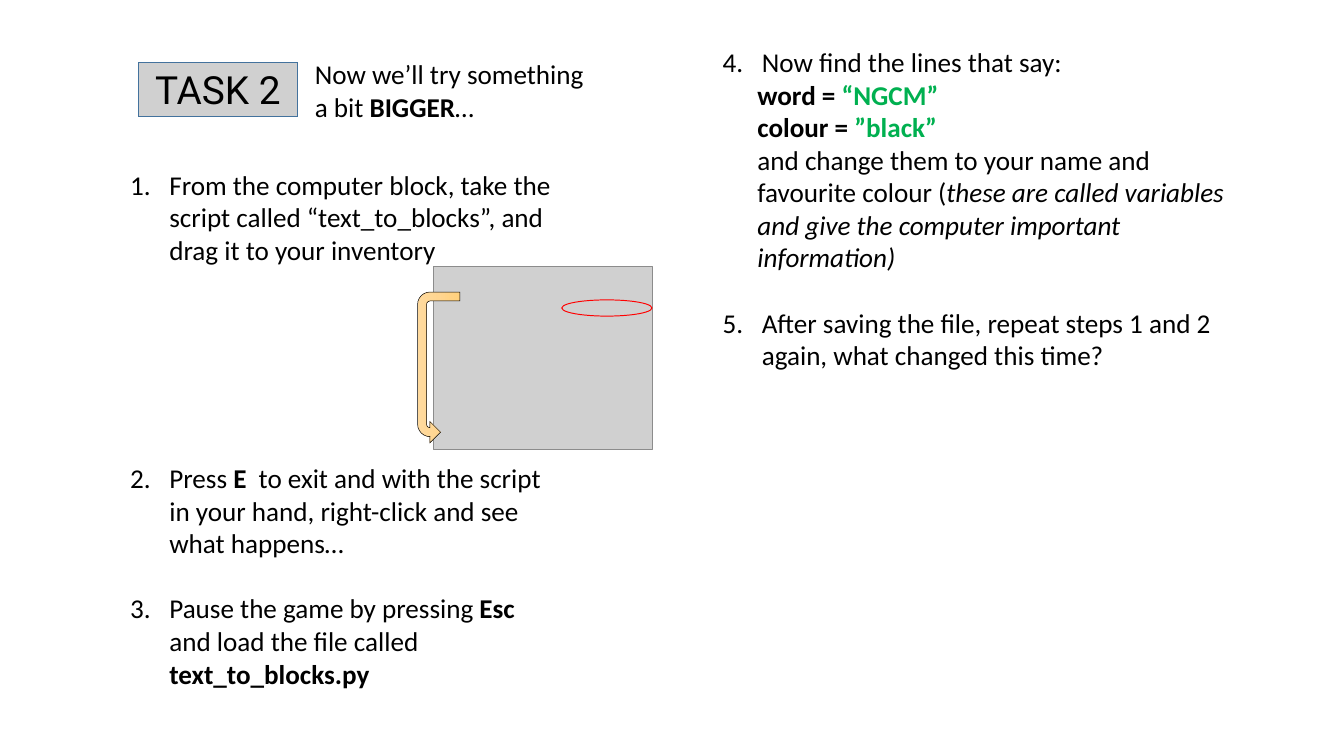
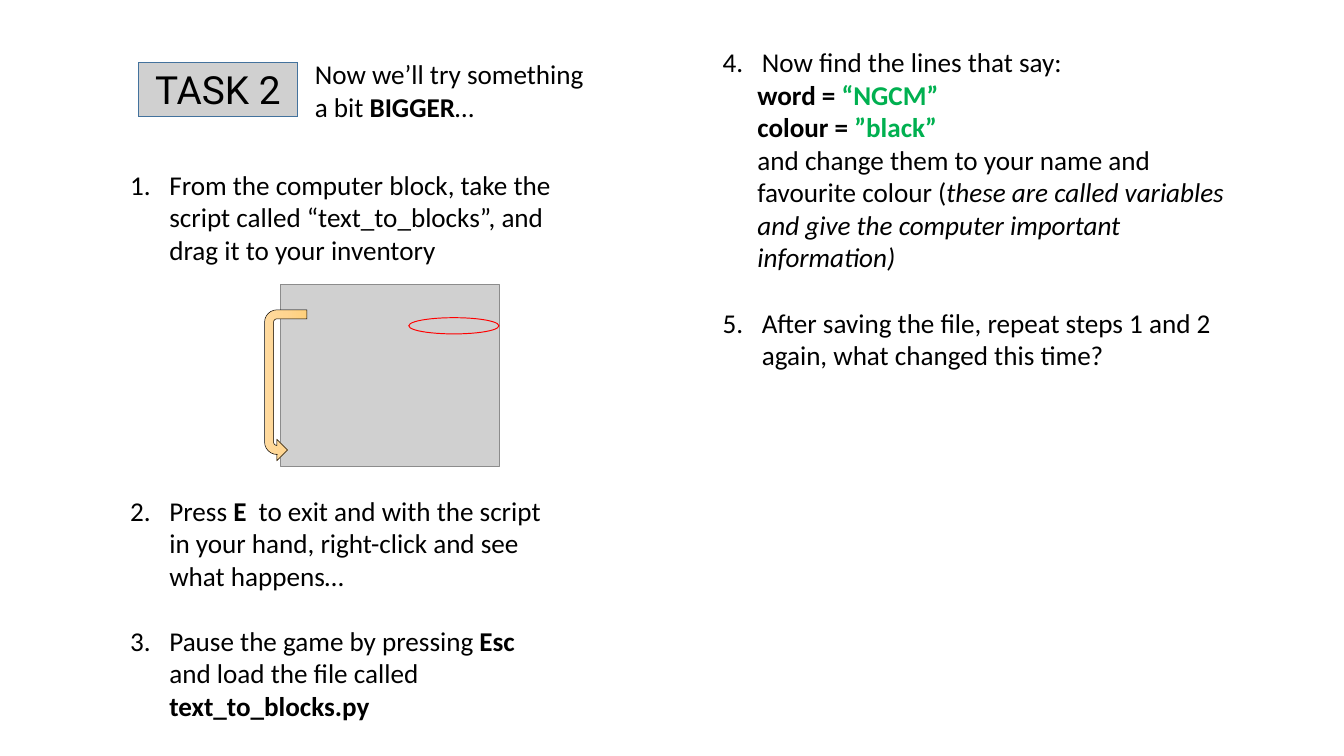
Before and after one commit to alvaropp/PythonTool_outreach, a slide deck: slide 2 of programming_challenge/tasks.horizontal.pptx. Drawn at 1344x756 pixels with LibreOffice and Linux fonts; fonts in the diff are those of the drawing; grey boxes stand for pictures; background and template pictures are left out. Boxes give left, top, right and bottom in pixels: in the first picture for what was removed or moved away, otherwise in the second. Text is boxed around its words. In the diff, an @@ line names an element or a change of style, - is before the commit and + after.

```diff
--- a/programming_challenge/tasks.horizontal.pptx
+++ b/programming_challenge/tasks.horizontal.pptx
@@ text "From the computer block, take ..." rewrapped from [169,176,551,689] to [169,176,551,721] @@
@@ 1 picture, 1 ellipse, 1 uturn arrow: place and size @@
-1 picture, 1 ellipse, 1 uturn arrow at [418,267,652,449]
+1 picture, 1 ellipse, 1 uturn arrow at [264,285,499,467]
```
Also in this commit, not shown: 1 other slide changed, 2 other files.
